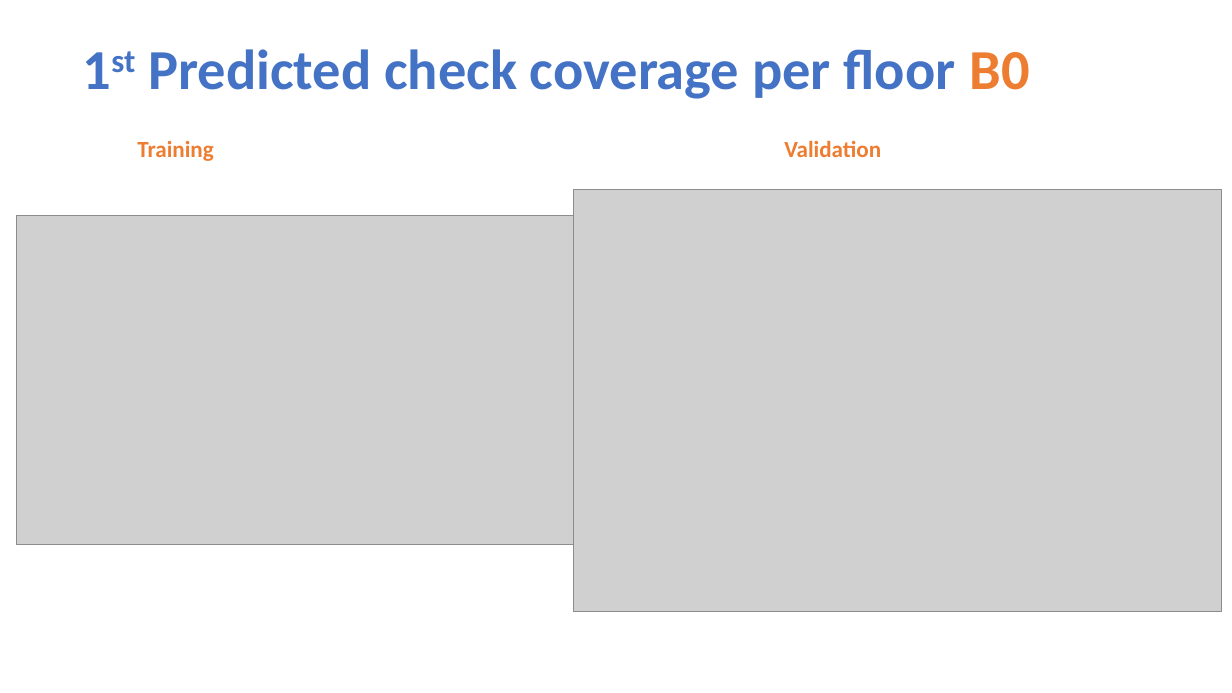
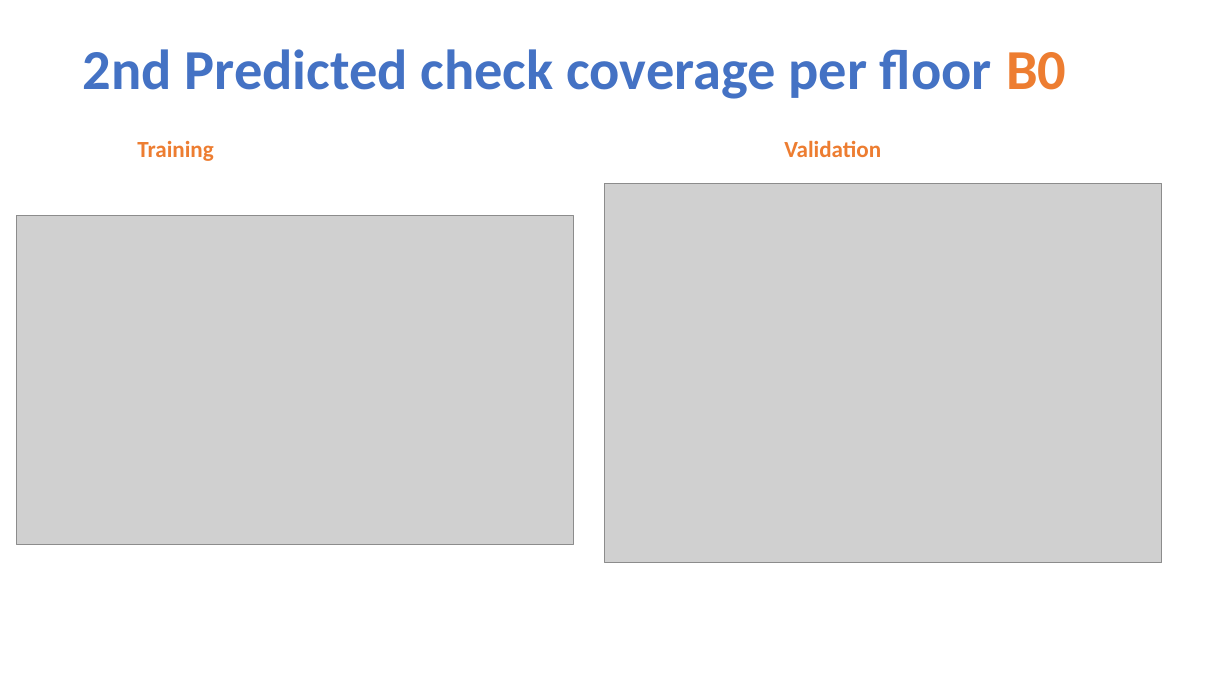
Before and after one commit to NatasjaFortuin/Wifi-locationing, a slide deck: slide 51 of Data etc/Pres Wifi.pptx (slide 49 before the commit). Drawn at 1232x693 pixels with LibreOffice and Linux fonts; fonts in the diff are those of the drawing; grey boxes stand for pictures. Boxes give left, top, right and bottom in pixels: in the first picture for what was removed or moved away, otherwise in the second. Text is boxed around its words. In the diff, an @@ line names an element or a change of style, - is before the commit and + after.

```diff
--- a/Data etc/Pres Wifi.pptx
+++ b/Data etc/Pres Wifi.pptx
@@ title at (83, 49, 1066, 99): text changed @@
-1st Predicted check coverage per floor B0
+2nd Predicted check coverage per floor B0
@@ picture: place and size @@
-picture at (573, 190, 1222, 613)
+picture at (605, 183, 1163, 563)
```
Also in this commit, not shown: 5 other slides changed, 2 slides added, 2 slides removed, 6 other files.
